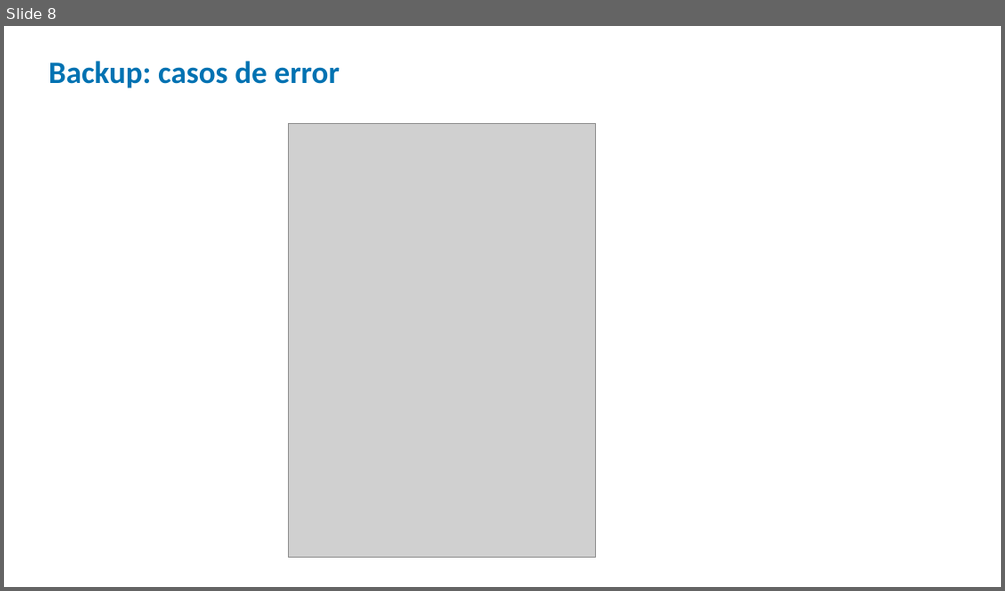
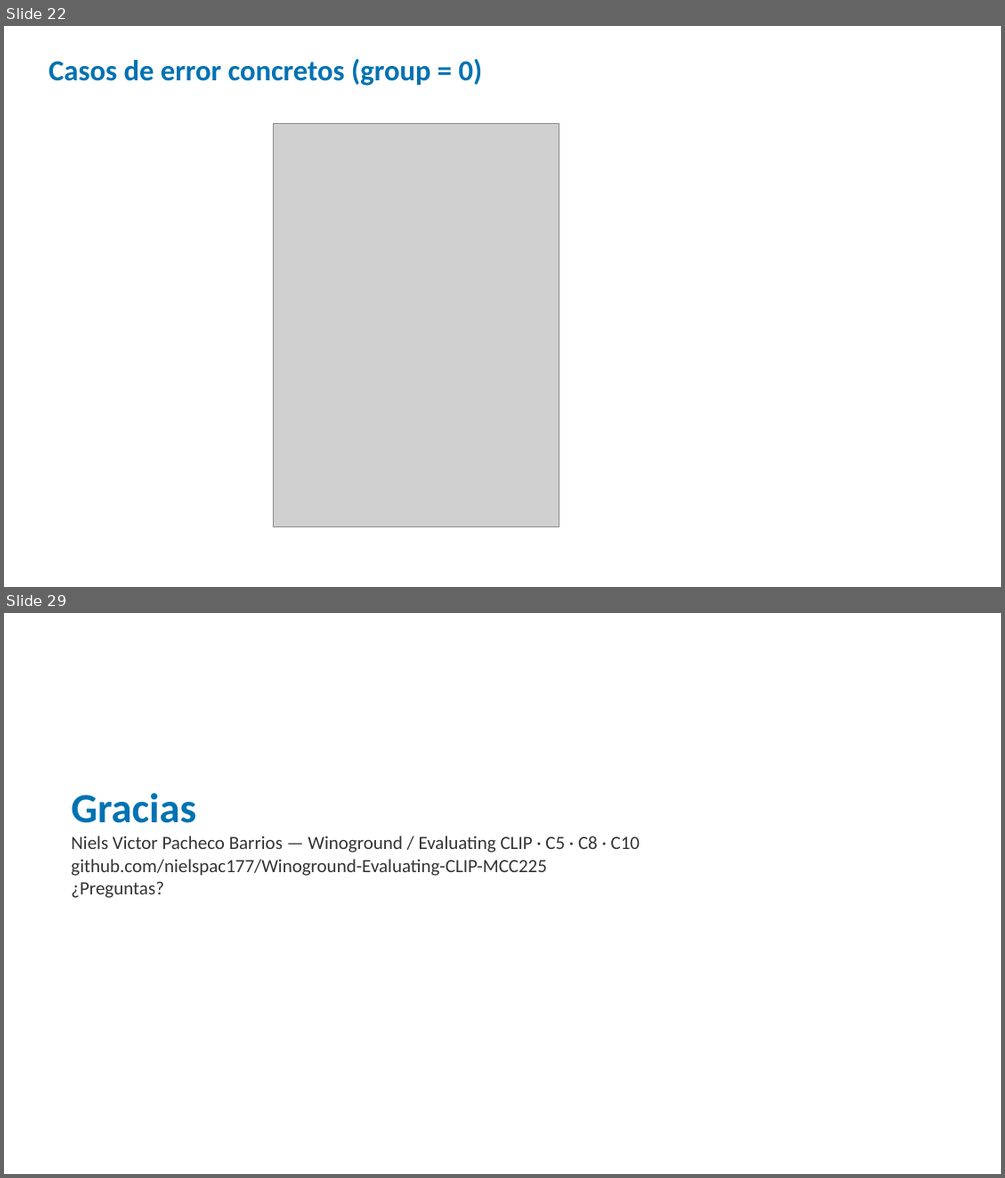
Before and after one commit to nielspac177/MCC225-Winoground, a slide deck: slides/pptx/defensa_winoground.pptx. Shown one above the other, each under a label of ours: slide 8 before the commit, slides 22 and 29 after it; the slides between them are not shown. The pictures are 1005x591 and 1005x1178 pixels, drawn with LibreOffice and Linux fonts; fonts in the diff are those of the drawing; grey boxes stand for pictures. Boxes give left, top, right and bottom in pixels: in the first picture for what was removed or moved away, otherwise in the second. Text is boxed around its words. In the diff, an @@ line names an element or a change of style, - is before the commit and + after.

```diff
--- a/slides/pptx/defensa_winoground.pptx
+++ b/slides/pptx/defensa_winoground.pptx
@@ slide 29 added at (x1=4, y1=613, x2=1001, y2=1174), background #FFFFFF @@
@@ text added at (x1=71, y1=793, x2=639, y2=898), 18 pt, text #333333 @@
+Gracias
+Niels Victor Pacheco Barrios — Winoground / Evaluating CLIP · C5 · C8 · C10
+github.com/nielspac177/Winoground-Evaluating-CLIP-MCC225
+¿Preguntas?
@@ what was slide 8 is now slide 22 @@
@@ slide 22 changed as well @@
@@ text at (x1=48, y1=59, x2=483, y2=86): text changed; size 30 to 28 pt @@
-Backup: casos de error
+Casos de error concretos (group = 0)
@@ picture resized from (x1=288, y1=123, x2=595, y2=557) to (x1=273, y1=123, x2=558, y2=527) @@
```
Also in this commit, not shown: 1 other slide changed, 26 other slides added, 6 slides removed, 9 other files.
